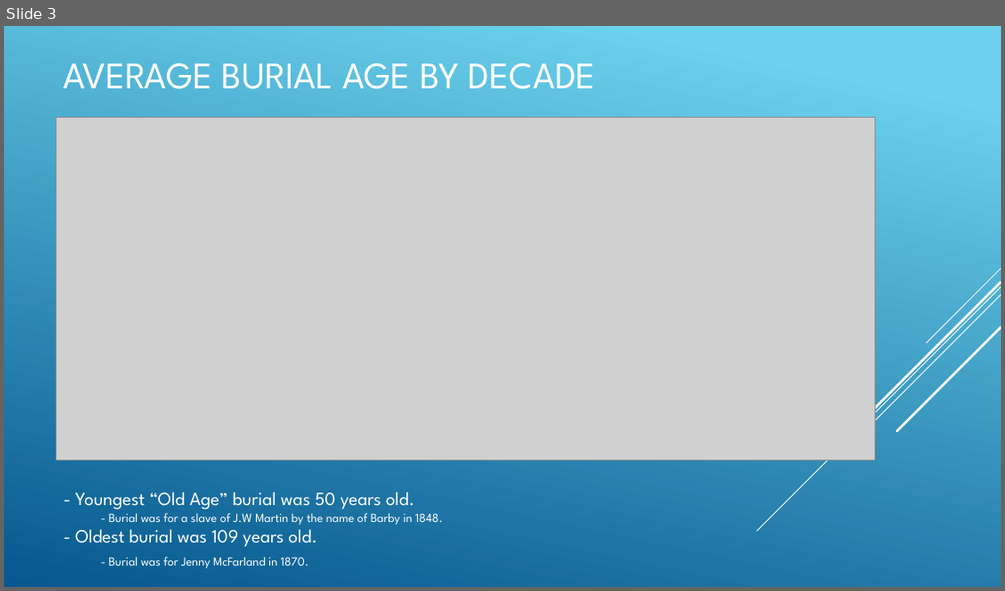
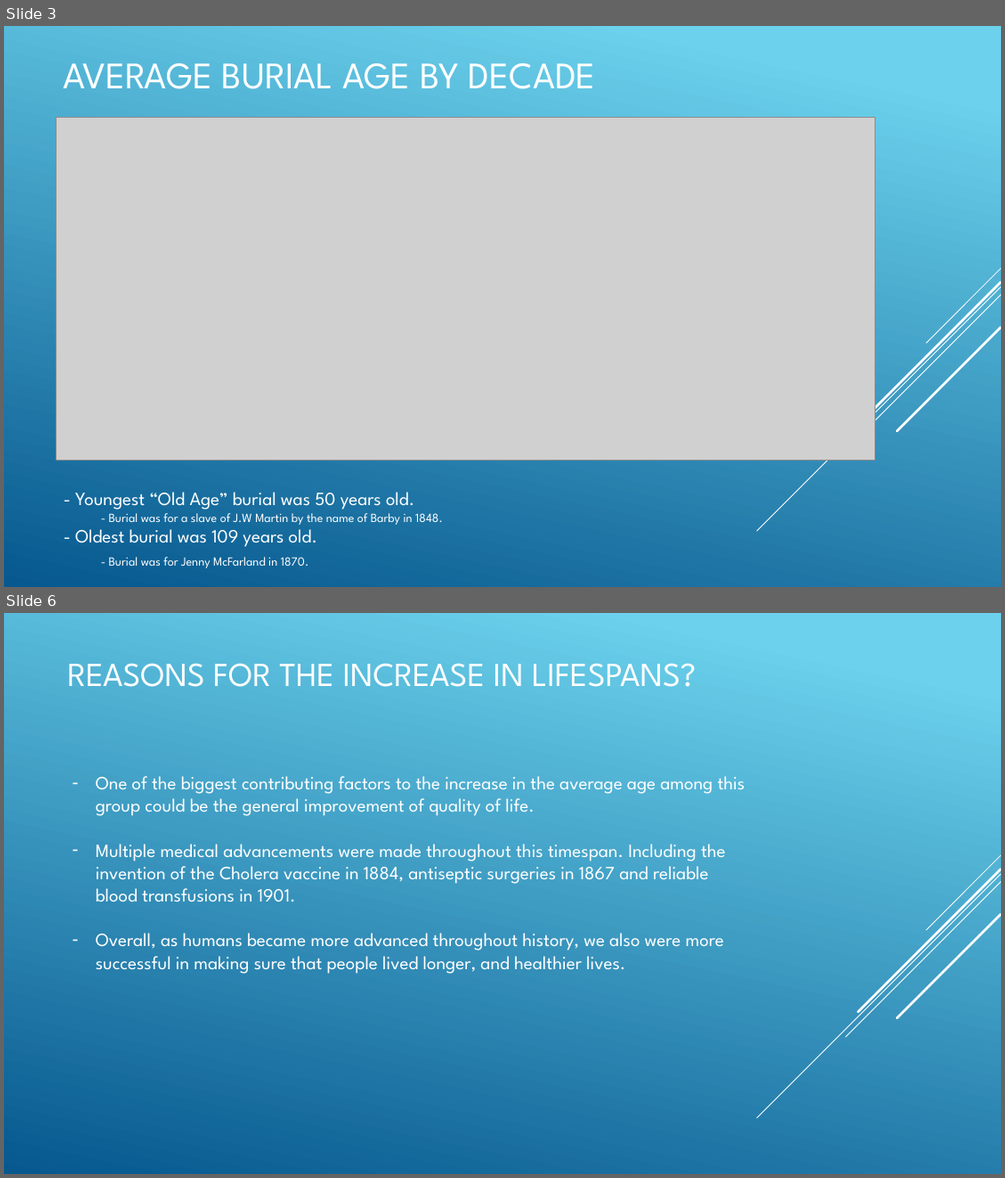
Before and after one commit to NSS-Data-Analytics-Cohort-9/city_cemetery-CameronMatlock, a slide deck: Old Age Powerpoint.pptx. Shown one above the other, each under a label of ours: slide 3 before the commit, slides 3 and 6 after it; the slides between them are not shown. The pictures are 1005x591 and 1005x1178 pixels, drawn with LibreOffice and Linux fonts; fonts in the diff are those of the drawing; grey boxes stand for pictures. Boxes give left, top, right and bottom in pixels: in the first picture for what was removed or moved away, otherwise in the second. Text is boxed around its words. In the diff, an @@ line names an element or a change of style, - is before the commit and + after.

```diff
--- a/Old Age Powerpoint.pptx
+++ b/Old Age Powerpoint.pptx
@@ slide 6 added at bbox=[4, 613, 1001, 1174], background gradient #6ED2EB to #06588E; not listed: 5 template elements that a slide beside it also shows @@
@@ title added at bbox=[67, 663, 696, 687], 32.4 pt, text #FFFFFF @@
+REASONS FOR THE INCREASE IN LIFESPANS?
@@ text added at bbox=[96, 776, 745, 973], 18 pt, text #FFFFFF @@
+– One of the biggest contributing factors to the increase in the average age among this group could be the general improvement of quality of life.
+– Multiple medical advancements were made throughout this timespan. Including the invention of the Cholera vaccine in 1884, antiseptic surgeries in 1867 and reliable blood transfusions in 1901.
+– Overall, as humans became more advanced throughout history, we also were more successful in making sure that people lived longer, and healthier lives.
```
Also in this commit, not shown: 1 slide changed, 2 other slides added.
